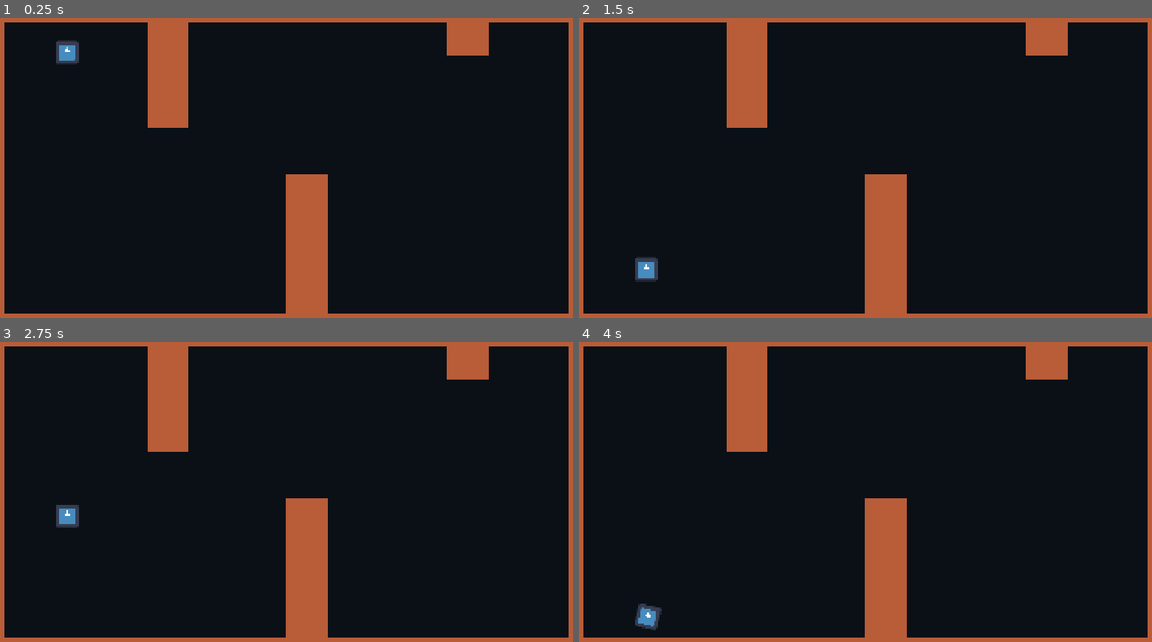
Above: before the commit, frames 1-4 (two rows, left to right).
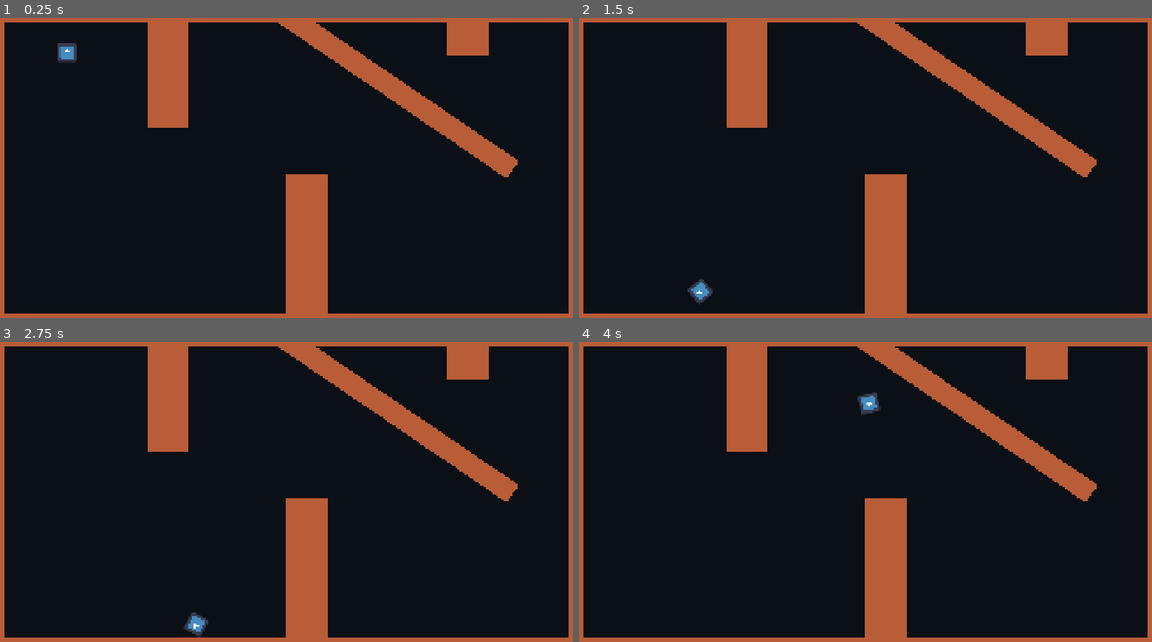
Above: after the commit, the same moments.

Repository: sanjeevkumarjayakumar-des/Gam712_Bouncy
Game: Godot game, scene res://Main/Levels/test_level.tscn
Same seed, same stepped clock (60 frames per second), same inputs: the game is played once before the commit and once after it. The project has no main scene, so this scene is started directly. The engine's default icon, where the game draws it, is replaced by a stand-in: a white triangle on a blue panel in a dark square.
Inputs (mouse positions are in pixels of both pictures, inside the frame that each line leads up to):
- Up to frame 1 (0.25 s): no input
- Up to frame 2 (1.5 s): move the mouse to (997, 150) at 0.52 s; hold A (RightPush) 0.53-1.28 s; right-click (997, 150) at 0.6 s; move the mouse to (745, 183) at 1.27 s; hold D (LeftPush) from 1.28 s (still down); right-click (745, 183) at 1.35 s
- Up to frame 3 (2.75 s): move the mouse to (343, 417) at 2.02 s; release D (LeftPush) at 2.03 s; hold A (RightPush) from 2.03 s (still down); right-click (343, 417) at 2.1 s
- Up to frame 4 (4 s): move the mouse to (836, 558) at 2.77 s; release A (RightPush) at 2.78 s; hold Space (UpPush) 2.78-3.53 s; right-click (836, 558) at 2.85 s; move the mouse to (1043, 540) at 3.52 s; hold D (LeftPush) from 3.53 s (still down); right-click (1043, 540) at 3.6 s

The runs differ from the first frame. In frame 1, 3.4% of the frame differs, in the area x 9-91%, y 1-54%; in frame 2, 3.8%, in the area x 9-91%, y 1-96%; in frame 3, 3.8%; in frame 4, 3.8%.

Commit message:
2nd update

Diff:
--- a/Main/Levels/test_level.tscn
+++ b/Main/Levels/test_level.tscn
@@ -120,6 +120,27 @@
 position = Vector2(567.875, 36.875)
 shape = SubResource("RectangleShape2D_oia5d")
 
+[node name="StaticBody2D8" type="StaticBody2D" parent="." unique_id=1410738205]
+position = Vector2(874.0001, 28.000015)
+rotation = 0.5987811
+scale = Vector2(0.85261697, -0.9193975)
+
+[node name="ColorRect2" type="ColorRect" parent="StaticBody2D8" unique_id=399457639]
+anchors_preset = 15
+anchor_right = 1.0
+anchor_bottom = 1.0
+offset_left = -5.0
+offset_top = -1.0
+offset_right = 1143.0
+offset_bottom = 74.0
+grow_horizontal = 2
+grow_vertical = 2
+color = Color(0.7257336, 0.36016077, 0.21856982, 1)
+
+[node name="CollisionShape2D" type="CollisionShape2D" parent="StaticBody2D8" unique_id=288881359]
+position = Vector2(567.875, 36.875)
+shape = SubResource("RectangleShape2D_oia5d")
+
 [node name="StaticBody2D7" type="StaticBody2D" parent="." unique_id=1296836285]
 position = Vector2(1487, -421)
 rotation = 1.5707964
--- a/Main/Player/test_player.gd
+++ b/Main/Player/test_player.gd
@@ -16,12 +16,12 @@
 
 
 	if Input.is_action_just_pressed("LeftPush"):
-		#apply_impulse(Vector2(-300,5),Vector2(10,0))
-		pass
+		apply_impulse(Vector2(-150,5),Vector2(10,0))
+		#pass
 
 	elif Input.is_action_just_pressed("RightPush"):
-		#apply_impulse(Vector2(300,5),Vector2(-10,0))
-		pass
+		apply_impulse(Vector2(150,5),Vector2(-10,0))
+		#pass
 
 	elif Input.is_action_just_pressed("UpPush"):
 		apply_impulse(Vector2(5,-300),Vector2(0,10))
--- a/Main/Player/test_player.tscn
+++ b/Main/Player/test_player.tscn
@@ -22,7 +22,7 @@
 script = ExtResource("1_ghw51")
 
 [node name="Sprite2D" type="Sprite2D" parent="." unique_id=1210597845]
-scale = Vector2(0.6, 0.6)
+scale = Vector2(0.5, 0.5)
 texture = ExtResource("1_7v4oq")
 
 [node name="CollisionShape2D" type="CollisionShape2D" parent="." unique_id=306353564]
